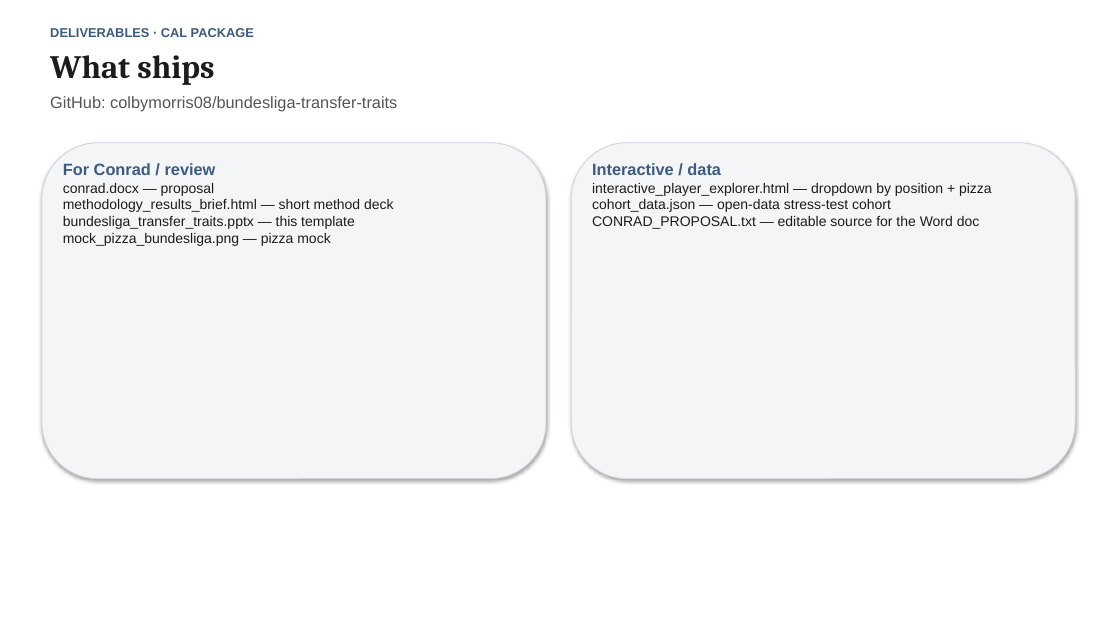
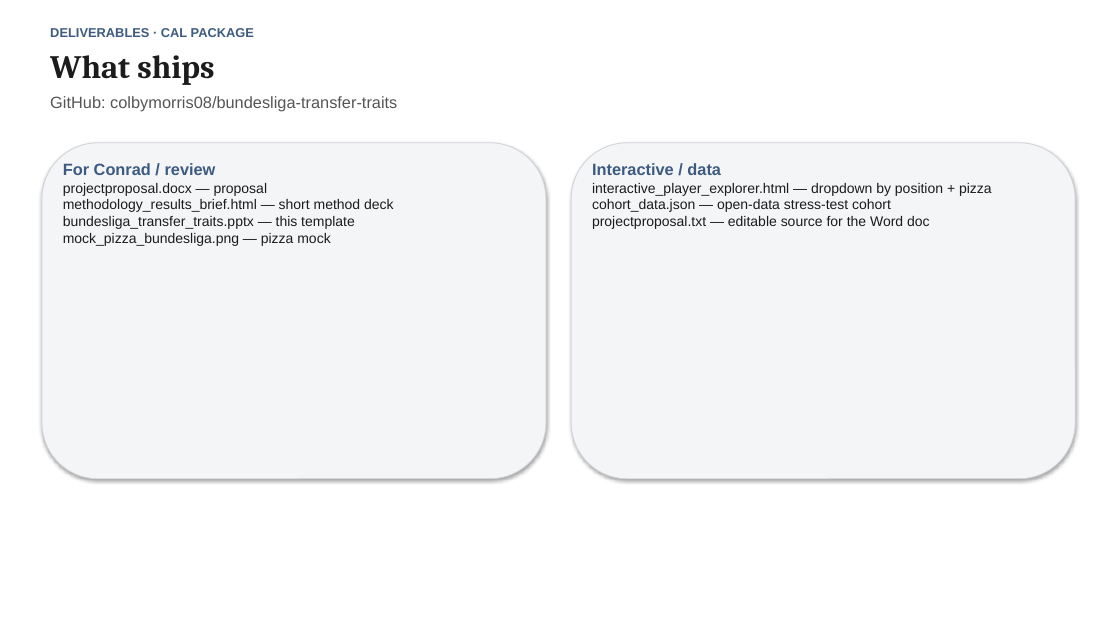
Before and after one commit to colbymorris08/bundesliga-transfer-traits, a slide deck: slide 6 of bundesliga_transfer_traits.pptx. Drawn at 1120x630 pixels with LibreOffice and Linux fonts; fonts in the diff are those of the drawing. Boxes give left, top, right and bottom in pixels: in the first picture for what was removed or moved away, otherwise in the second. Text is boxed around its words. In the diff, an @@ line names an element or a change of style, - is before the commit and + after.

Commit message:
Rename proposal files to projectproposal.txt and projectproposal.docx.

```diff
--- a/bundesliga_transfer_traits.pptx
+++ b/bundesliga_transfer_traits.pptx
@@ text at (63,183,394,246): text changed @@
-conrad.docx — proposal
-methodology_results_brief.html — short method deck
-bundesliga_transfer_traits.pptx — this template
-mock_pizza_bundesliga.png — pizza mock
+projectproposal.docx — proposal
+methodology_results_brief.html — short method deck
+bundesliga_transfer_traits.pptx — this template
+mock_pizza_bundesliga.png — pizza mock
@@ text at (592,183,992,229): text changed @@
-interactive_player_explorer.html — dropdown by position + pizza
-cohort_data.json — open-data stress-test cohort
-CONRAD_PROPOSAL.txt — editable source for the Word doc
+interactive_player_explorer.html — dropdown by position + pizza
+cohort_data.json — open-data stress-test cohort
+projectproposal.txt — editable source for the Word doc
```
Also in this commit, not shown: 4 other files.
